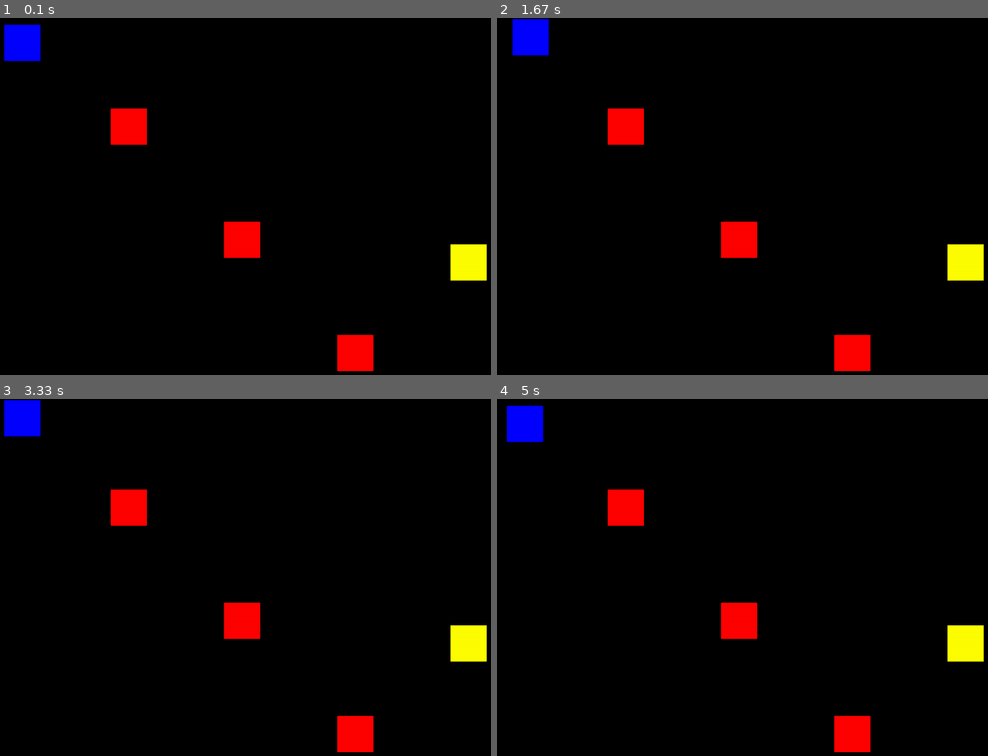
Above: before the commit, frames 1-4 (two rows, left to right).
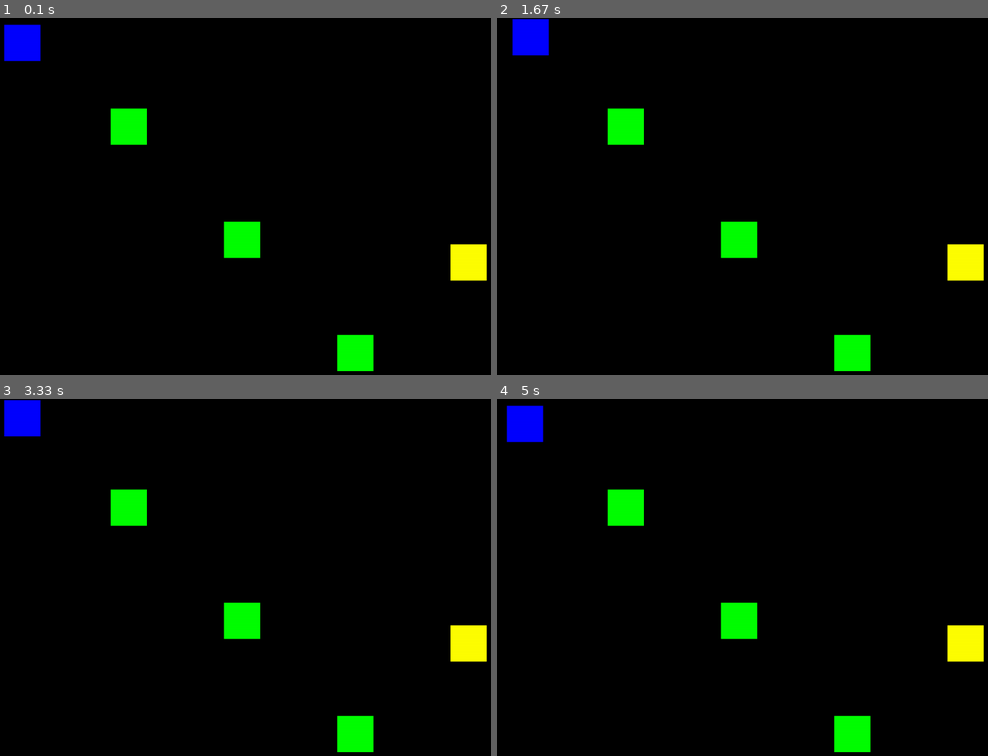
Above: after the commit, the same moments.

Repository: Valwiler/Pygame-RatMaze
Game: pygame game, started from laborat.py
Same seed, same stepped clock (60 frames per second), same inputs: the game is played once before the commit and once after it.
Inputs:
- Up to frame 1 (0.1 s): no input
- Up to frame 2 (1.67 s): hold Right 0.33-0.8 s; hold Up 0.83-1.13 s; hold Right 1.17-1.63 s
- Up to frame 3 (3.33 s): hold Left 1.67-2.2 s; hold Down 2.23-2.53 s; hold Left 2.57-2.97 s; hold Up from 3 s (still down)
- Up to frame 4 (5 s): release Up at 3.37 s; hold Right 3.4-4.03 s; hold Down 4.07-4.43 s; hold Left 4.47-4.93 s; hold Right from 4.97 s (still down)

The runs differ from the first frame. In frame 1, 2.3% of the frame differs, in the area x 22-77%, y 25-99%; in frame 2, 2.3%; in frame 3, 2.3%; in frame 4, 2.3%.

Commit message:
Corrections des couleurs et du titre de la fenetre

Diff:
--- a/laborat.py
+++ b/laborat.py
@@ -11,12 +11,12 @@
 POSY_CHEESE = 400
 POS_ZOMBIES = [[200,160],[400,360],[600,560]]
 
-J = (255,255,0)
-R = (255,0,0)
-G = (0,255,0)
-B = (0,0,255)
-N = (0,0,0)
-C_FEN = N
+Jaune = (255,255,0)
+Rouge = (255,0,0)
+Vert = (0,255,0)
+Bleu = (0,0,255)
+Noir = (0,0,0)
+Blanc = (255,255,255)
 
 MVT = 10
 FR = 60
@@ -31,12 +31,13 @@
     def __init__(self, lf, hf, lr, hr):
         self.lf, self.hf = lf, hf
         self.lr, self.hr = lr, hr
+        self.couleur = Noir
 
-        self.joueur = Acteur(POSX_PLAYER, POSY_PLAYER, B)
-        self.fromage = Acteur(POSX_CHEESE, POSY_CHEESE, J)
-        self.zombie1 = Acteur(POS_ZOMBIES[0][0],POS_ZOMBIES[0][1], R)
-        self.zombie2 = Acteur(POS_ZOMBIES[1][0],POS_ZOMBIES[1][1], R)
-        self.zombie3 = Acteur(POS_ZOMBIES[2][0],POS_ZOMBIES[2][1], R)
+        self.joueur = Acteur(POSX_PLAYER, POSY_PLAYER, Bleu)
+        self.fromage = Acteur(POSX_CHEESE, POSY_CHEESE, Jaune)
+        self.zombie1 = Acteur(POS_ZOMBIES[0][0],POS_ZOMBIES[0][1], Vert)
+        self.zombie2 = Acteur(POS_ZOMBIES[1][0],POS_ZOMBIES[1][1], Vert)
+        self.zombie3 = Acteur(POS_ZOMBIES[2][0],POS_ZOMBIES[2][1], Vert)
 
         self.fenetre = pygame.display.set_mode((self.lf, self.hf))
 
@@ -69,7 +70,7 @@
         pass
 
     def rendre(self):
-        self.fenetre.fill(C_FEN)
+        self.fenetre.fill(self.couleur)
 
         #JOUEUR
         pygame.draw.rect(self.fenetre,self.joueur.couleur,(self.joueur.posx, self.joueur.posy, self.lr, self.hr))
@@ -85,6 +86,7 @@
 
 def main():
     pygame.init()
+    pygame.display.set_caption('Laborat')
     jeu = Jeu(LFEN, HFEN, LRECT, HRECT)
     jeu.executer()
     pygame.quit()
